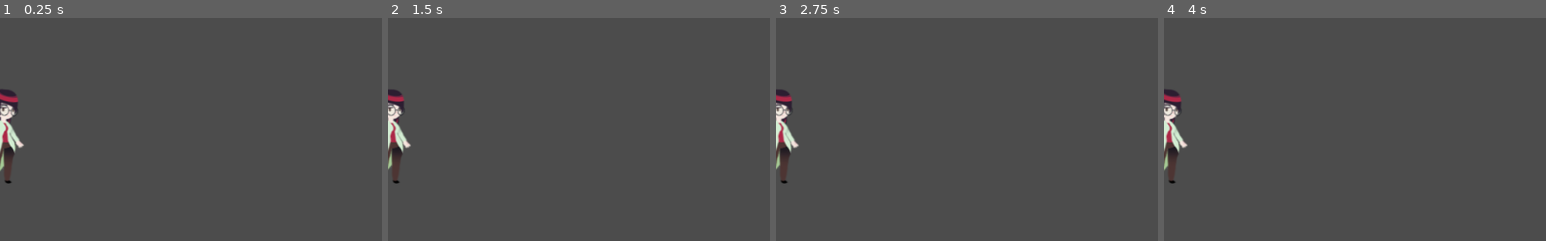
Above: before the commit, frames 1-4 (left to right).
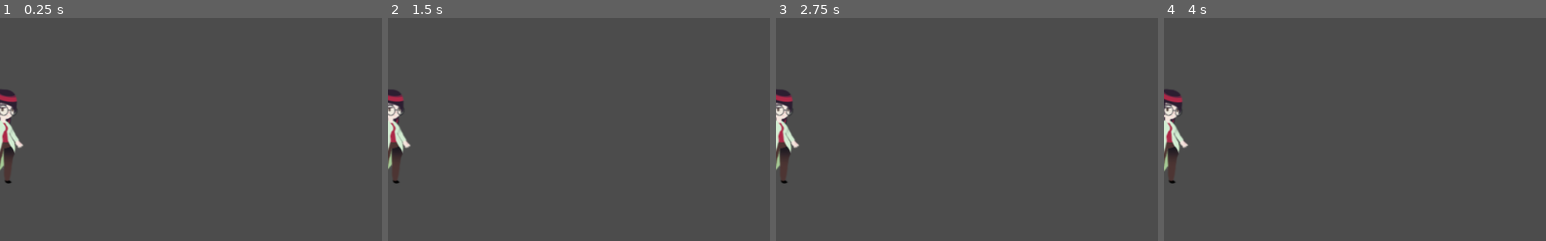
Above: after the commit, the same moments.

Repository: StudioLoading/FATICA
Game: Godot game, scene res://Player.tscn
Same seed, same stepped clock (60 frames per second), same inputs: the game is played once before the commit and once after it. This scene is started directly instead of the project's main scene. Sound files missing from this copy of the repository are replaced by a short silence.
Inputs:
- Up to frame 1 (0.25 s): no input
- Up to frame 2 (1.5 s): hold Right (ui_right) from 0.53 s (still down); tap Space (ui_select) at 0.77 s
- Up to frame 3 (2.75 s): tap Space (ui_select) at 1.52 s; release Right (ui_right) at 2.03 s; hold Left (ui_left) from 2.03 s (still down)
- Up to frame 4 (4 s): release Left (ui_left) at 2.78 s; hold Right (ui_right) from 2.78 s (still down); tap Space (ui_select) at 3.02, 3.77 s
The pictures show only the part of the screen within x 0-50%, y 24-74%; the shares and areas given below are measured in that part.

The runs differ from the first frame. In frame 1, 0.2% of the frame differs, in the area x 0-7%, y 33-69%; in frame 2, less than 0.1%; in frame 3, less than 0.1%; in frame 4, 0.3%.
Error before the commit: Invalid set index 'text' (on base: 'null instance') with value of type 'String'. (res://doc.gd:47)
Error after the commit: Invalid set index 'text' (on base: 'null instance') with value of type 'String'. (res://doc.gd:50)

Commit message:
oasi + tosse

Diff:
--- a/Player.tscn
+++ b/Player.tscn
@@ -34,7 +34,7 @@
 [node name="AnimatedSprite" type="AnimatedSprite" parent="."]
 frames = ExtResource( 2 )
 animation = "Idle"
-frame = 3
+frame = 57
 speed_scale = 8.0
 playing = true
 
--- a/doc.gd
+++ b/doc.gd
@@ -5,22 +5,25 @@
 export (int) var jump_speed_default = -400
 export (int) var gravity = 1200
 export (int) var gravity_default = 1200
+export (int) var energy_max = 100
 
 var velocity = Vector2()
 var relative_velocity = Vector2()
-var jumping = false
-var energy = 100
+var jumping = true
+var energy = energy_max
 
 enum STATES {WALKING, JUMPING, SABBIEMOBILI, RAFFICA, MORTO, TEMPESTA}
-onready var state = STATES.WALKING
+onready var state = STATES.JUMPING
 
 onready var fx_step = preload("res://asset/audio/fx/step.ogg")
+onready var fx_grunt = preload("res://asset/audio/fx/grunt_woman2.ogg")
 
 signal camera_shake_requested
 signal camera_shake_stop
 
 var left
 var right
+var healing
 
 func get_input():
 	velocity.x = relative_velocity.x
@@ -73,7 +76,10 @@
 
 	velocity = move_and_slide(velocity, Vector2(0, -1))
 
-	print('state',state)
+	if healing and energy<energy_max:
+		energy += 0.1
+
+	#print('state',state)
 
 func _process(delta):
 	if energy < 0 and state != STATES.MORTO:
@@ -100,6 +106,10 @@
 		print('Fuori la sabbia mobile')
 		gravity = gravity_default
 		jump_speed = jump_speed_default
+		$AudioStreamPlayer.stream = fx_grunt
+		$AudioStreamPlayer.play()
+		yield($AudioStreamPlayer, "finished")
+		$AudioStreamPlayer.play()
 	pass # Replace with function body.
 
 
@@ -117,9 +127,13 @@
 
 func _on_Area2D_area_entered(area):
 	if area.is_in_group('a_tempesta'):
-		print('a_tempestaa_tempestaa_tempestaa_tempesta')
+		#print('a_tempestaa_tempestaa_tempestaa_tempesta')
 		relative_velocity = Vector2(-150, 0)
 		state = STATES.TEMPESTA
+		$AudioStreamPlayer.stream = fx_grunt
+		$AudioStreamPlayer.play()
+	if area.is_in_group('oasi'):
+		healing = true
 
 
 
@@ -127,3 +141,9 @@
 	if area.is_in_group('a_tempesta'):
 		relative_velocity = Vector2.ZERO
 		state = STATES.WALKING
+		$AudioStreamPlayer.stream = fx_grunt
+		$AudioStreamPlayer.play()
+		yield($AudioStreamPlayer, "finished")
+		$AudioStreamPlayer.play()
+	if area.is_in_group('oasi'):
+		healing = false
--- a/main.gd
+++ b/main.gd
@@ -17,4 +17,5 @@
 
 # Called every frame. 'delta' is the elapsed time since the previous frame.
 func _process(delta):
-	$GUI/VacLabel.text = str($VacTimer.time_left)
+	if $GUI/VacLabel.text != str($VacTimer.time_left):
+		$GUI/VacLabel.text = str($VacTimer.time_left)
--- a/main.tscn
+++ b/main.tscn
@@ -10,35 +10,39 @@
 [ext_resource path="res://asset/Desert Parallax by Cryptogene/4 Layer4.png" type="Texture" id=8]
 [ext_resource path="res://asset/Desert Parallax by Cryptogene/6 Sun.png" type="Texture" id=9]
 [ext_resource path="res://asset/Desert Parallax by Cryptogene/Desert_sig.png" type="Texture" id=10]
+[ext_resource path="res://asset/env/Sand_particles.png" type="Texture" id=11]
 
 [sub_resource type="SegmentShape2D" id=1]
 a = Vector2( -16.0657, 664.446 )
 b = Vector2( 386.083, 663.944 )
 
-[sub_resource type="SegmentShape2D" id=3]
+[sub_resource type="SegmentShape2D" id=2]
 a = Vector2( 743.304, 744.002 )
 b = Vector2( 1388.97, 742.278 )
 
-[sub_resource type="SegmentShape2D" id=7]
-a = Vector2( 782.952, 664.938 )
-b = Vector2( 20000, 637.508 )
-
-[sub_resource type="SegmentShape2D" id=11]
+[sub_resource type="SegmentShape2D" id=3]
+a = Vector2( 782.952, 665 )
+b = Vector2( 20000, 665 )
+
+[sub_resource type="SegmentShape2D" id=4]
 a = Vector2( 462.941, 794.017 )
 b = Vector2( 338.892, 668.55 )
 
-[sub_resource type="SegmentShape2D" id=12]
-a = Vector2( 1110.97, 782.32 )
-b = Vector2( 1108.82, 665.36 )
-
-[sub_resource type="RectangleShape2D" id=8]
+[sub_resource type="SegmentShape2D" id=5]
+a = Vector2( 1069.12, 797.106 )
+b = Vector2( 1109.44, 664.441 )
+
+[sub_resource type="RectangleShape2D" id=9]
+extents = Vector2( 114.148, 891.03 )
+
+[sub_resource type="RectangleShape2D" id=6]
 extents = Vector2( 340.916, 86.7072 )
 
-[sub_resource type="DynamicFont" id=9]
+[sub_resource type="DynamicFont" id=7]
 size = 30
 font_data = ExtResource( 7 )
 
-[sub_resource type="DynamicFont" id=10]
+[sub_resource type="DynamicFont" id=8]
 size = 30
 font_data = ExtResource( 7 )
 
@@ -52,7 +56,7 @@
 
 [node name="sky" type="ParallaxLayer" parent="bg_parallax/ParallaxBackground"]
 motion_scale = Vector2( 0.2, 1 )
-motion_mirroring = Vector2( 1323, 0 )
+motion_mirroring = Vector2( 1920, 0 )
 
 [node name="Sprite" type="Sprite" parent="bg_parallax/ParallaxBackground/sky"]
 texture = ExtResource( 10 )
@@ -84,57 +88,64 @@
 motion_mirroring = Vector2( 1337, 0 )
 
 [node name="ground" type="Sprite" parent="bg_parallax/ParallaxBackground/ground"]
-position = Vector2( 622.06, 420.419 )
+position = Vector2( 622.06, 338.419 )
 texture = ExtResource( 2 )
 
 [node name="background" type="Node2D" parent="."]
-position = Vector2( 71.8374, -51.1016 )
 
 [node name="suolo" type="StaticBody2D" parent="background"]
-position = Vector2( 2.66974, 2.3936 )
+position = Vector2( 2.66974, -123.606 )
 
 [node name="CollisionShape2D" type="CollisionShape2D" parent="background/suolo"]
 shape = SubResource( 1 )
 
 [node name="CollisionShape2D3" type="CollisionShape2D" parent="background/suolo"]
 position = Vector2( -277.966, 39.7749 )
-shape = SubResource( 3 )
+shape = SubResource( 2 )
 
 [node name="CollisionShape2D7" type="CollisionShape2D" parent="background/suolo"]
 position = Vector2( 326, 0 )
-shape = SubResource( 7 )
-
-[node name="fondosabbia" type="CollisionPolygon2D" parent="background/suolo"]
-position = Vector2( 803.213, 945.404 )
-scale = Vector2( 2.41917, 0.751394 )
-build_mode = 1
-polygon = PoolVector2Array( -83.1449, -69.5194, -71.1313, 43.942, -42.4323, -28.1393, -13.0658, 43.942, 9.62646, -24.8022, 42.9974, 40.6049, 64.3549, -28.8068, 86.3798, 42.6072, 107.737, -91.5443, 109.74, 69.304, -115.181, 68.6365 )
+shape = SubResource( 3 )
 
 [node name="CollisionShape2D2" type="CollisionShape2D" parent="background/suolo"]
 position = Vector2( 45.6983, -4.49493 )
-shape = SubResource( 11 )
+shape = SubResource( 4 )
 
 [node name="CollisionShape2D4" type="CollisionShape2D" parent="background/suolo"]
-shape = SubResource( 12 )
+position = Vector2( 0.749146, 0 )
+shape = SubResource( 5 )
 
 [node name="bufera" parent="background" instance=ExtResource( 5 )]
-position = Vector2( 3676.54, -42.7148 )
+position = Vector2( 3670, 0 )
+
+[node name="oasi" type="Node2D" parent="."]
+position = Vector2( 6000, 0 )
+
+[node name="Sprite" type="Sprite" parent="oasi"]
+position = Vector2( 13.2695, 470.902 )
+texture = ExtResource( 11 )
+
+[node name="Area2D" type="Area2D" parent="oasi" groups=[
+"oasi",
+]]
+
+[node name="CollisionShape2D" type="CollisionShape2D" parent="oasi/Area2D"]
+position = Vector2( 0, 600 )
+shape = SubResource( 9 )
 
 [node name="player" parent="." groups=[
 "camera_shaker",
 ] instance=ExtResource( 1 )]
-position = Vector2( 342.53, 446.964 )
+position = Vector2( 160.474, 248.184 )
 run_speed = 300
 
 [node name="foreground" type="Node2D" parent="."]
-position = Vector2( -2098.69, 0 )
 
 [node name="bufera" parent="foreground" instance=ExtResource( 5 )]
-position = Vector2( 5855, 0 )
+position = Vector2( 3670, 0 )
 
 [node name="sabbiamobile" type="Node2D" parent="foreground"]
-visible = false
-position = Vector2( 2758.19, 717.47 )
+position = Vector2( 580.142, 643.579 )
 
 [node name="Area2D" type="Area2D" parent="foreground/sabbiamobile" groups=[
 "enemy",
--- a/snow.tscn
+++ b/snow.tscn
@@ -29,7 +29,17 @@
 
 [node name="CollisionShape2D" type="CollisionShape2D" parent="Particles2D/Area2D"]
 position = Vector2( -2.573, 514.274 )
-shape = SubResource( 4 )
+shape = SubResource( 1 )
+
+[node name="ColorRect" type="ColorRect" parent="Particles2D/Area2D"]
+margin_left = -929.0
+margin_top = -309.0
+margin_right = 1175.0
+margin_bottom = 1264.0
+color = Color( 0, 0, 0, 0.286275 )
+__meta__ = {
+"_edit_use_anchors_": false
+}
 
 [node name="AudioStreamPlayer2D" type="AudioStreamPlayer2D" parent="."]
 position = Vector2( 0, 300 )
Not shown: 2 places in Player.tscn that only renumber resources
Not shown, added: asset/audio/fx/grunt_woman2.ogg.import
Not shown: 4 places in main.tscn that only renumber resources
Not shown: 1 places in snow.tscn that only renumber resources
Not shown, added: asset/audio/fx/grunt_woman2.ogg
